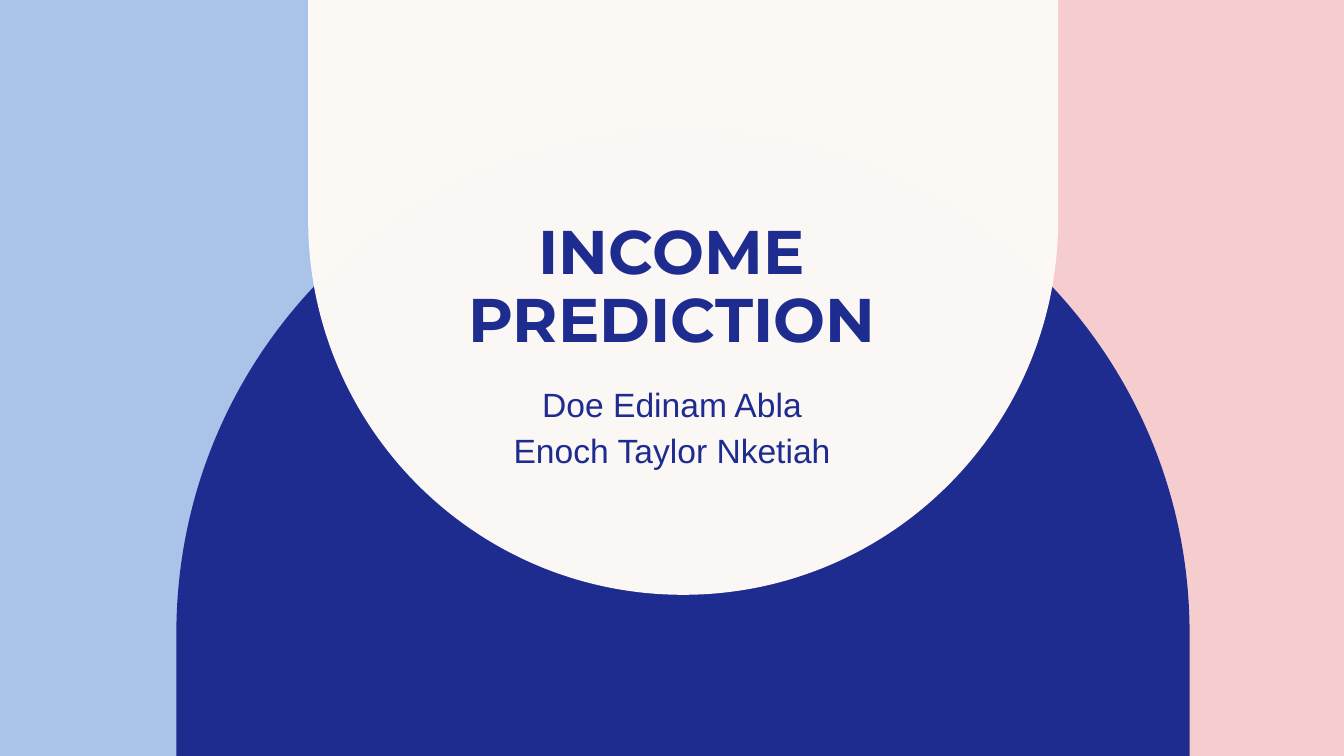
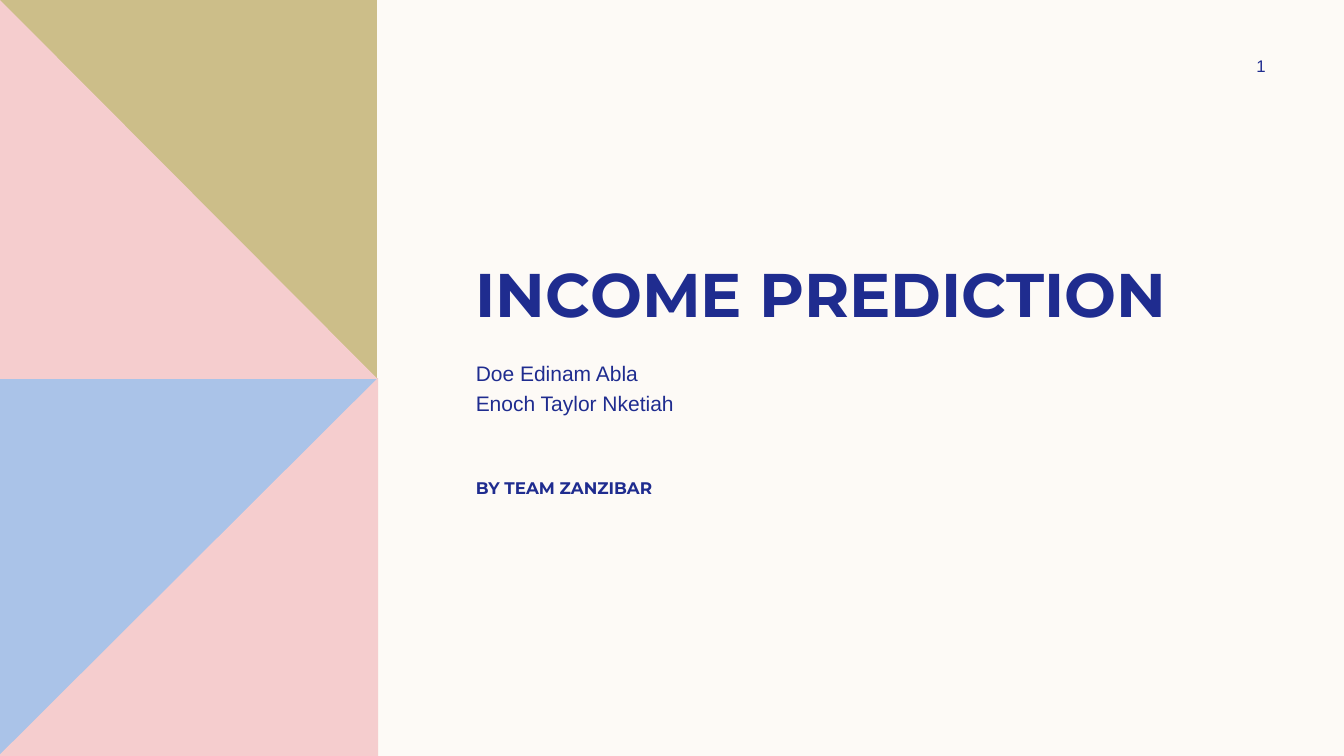
Before and after one commit to doeabla/Income_prediction-_app, a slide deck: slide 1 of capstone_final.pptx. Drawn at 1344x756 pixels with LibreOffice and Linux fonts; fonts in the diff are those of the drawing. Boxes give left, top, right and bottom in pixels: in the first picture for what was removed or moved away, otherwise in the second. Text is boxed around its words. In the diff, an @@ line names an element or a change of style, - is before the commit and + after.

```diff
--- a/capstone_final.pptx
+++ b/capstone_final.pptx
@@ background #F5CDCE to #FDFAF6 @@
@@ freeform shape added at (0, 0, 377, 379), fill #CCBE89 @@
@@ freeform shape added at (0, 0, 377, 379), fill #F5CDCE @@
@@ freeform shape removed at (309, 0, 1059, 595) @@
@@ page number added at (1256, 60, 1265, 72), 12 pt, text #1F2C8F @@
+1
@@ freeform shape removed at (176, 127, 1190, 756) @@
@@ title at (476, 273, 1167, 494): text changed @@
-INCOME PREDICTION
+INCOME PREDICTION
+BY TEAM ZANZIBAR
@@ text "Doe Edinam Abla": place and size @@
-text "Doe Edinam Abla" at (514, 392, 831, 470)
+text "Doe Edinam Abla" at (476, 365, 673, 416)
@@ text "Doe Edinam Abla" at (476, 365, 673, 416): size 24 to 15 pt; alignment centre to left @@
@@ freeform shape: place and size @@
-freeform shape at (0, 0, 584, 756)
+freeform shape at (0, 378, 378, 756)
@@ freeform shape added at (0, 378, 378, 756), fill #F5CDCE @@
```
Also in this commit, not shown: 6 other slides changed, 5 slides added, 1 other file.
